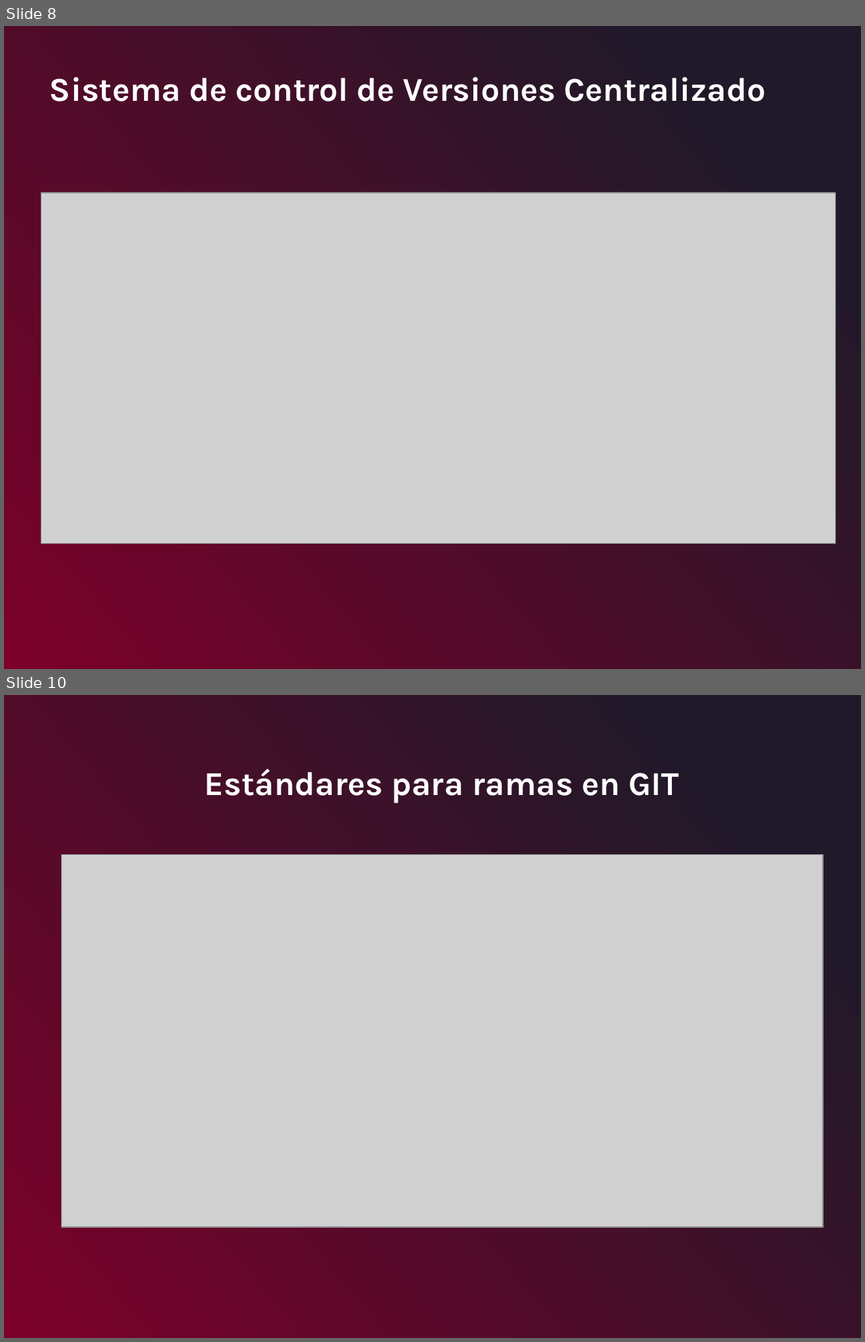
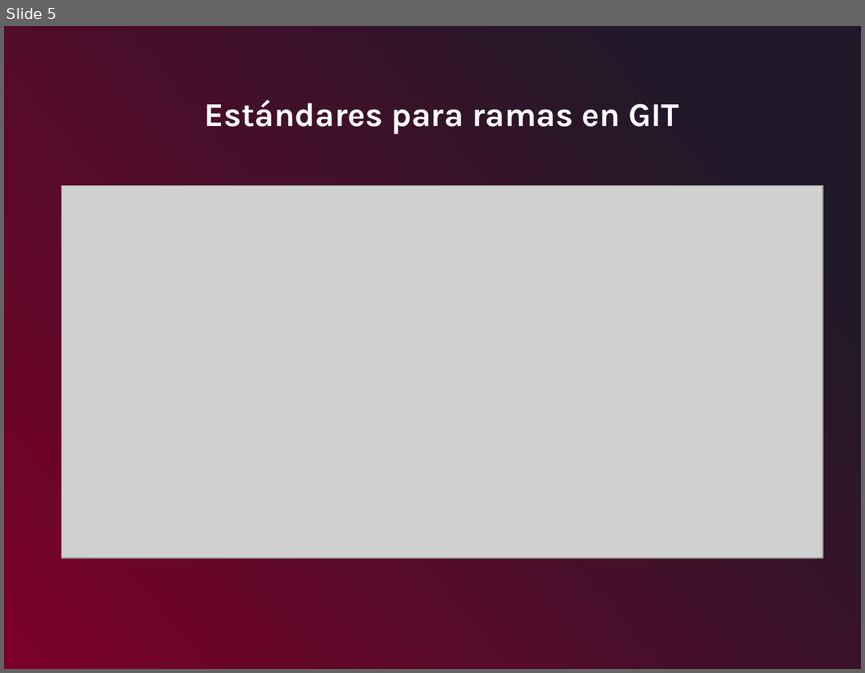
Before and after one commit to leonardotorre18/programacion_web_primer_modulo, a slide deck: contenido_curso/Programación Web - Día 2.pptx. Shown one above the other, each under a label of ours: slides 8 and 10 before the commit, slide 5 after it; the slides between them are not shown. The pictures are 865x1342 and 865x673 pixels, drawn with LibreOffice and Linux fonts; fonts in the diff are those of the drawing; grey boxes stand for pictures. Boxes give left, top, right and bottom in pixels: in the first picture for what was removed or moved away, otherwise in the second. Text is boxed around its words. In the diff, an @@ line names an element or a change of style, - is before the commit and + after.

```diff
--- a/contenido_curso/Programación Web - Día 2.pptx
+++ b/contenido_curso/Programación Web - Día 2.pptx
@@ slide 8 removed at bbox=[4, 26, 861, 669], background gradient #7C0029 to #201929 @@
@@ text removed at bbox=[50, 77, 766, 101] @@
-Sistema de control de Versiones Centralizado
@@ picture removed at bbox=[41, 192, 835, 543] @@
@@ what was slide 10 is now slide 5 @@
```
Also in this commit, not shown: 4 other slides removed, 1 other file.
